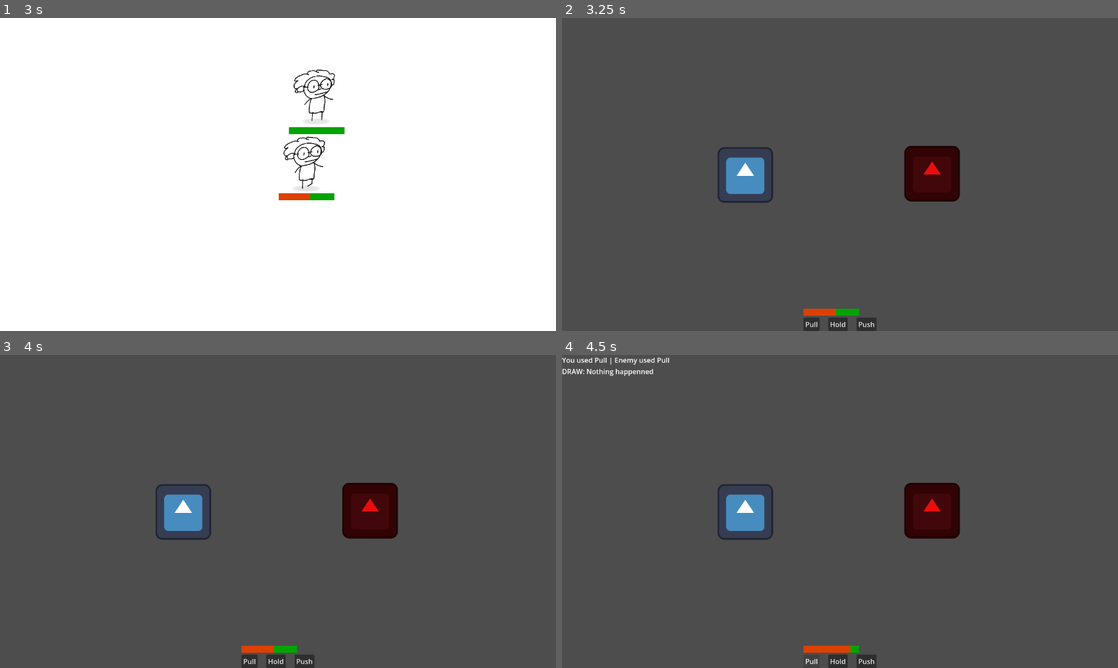
Above: before the commit, frames 1-4 (two rows, left to right).
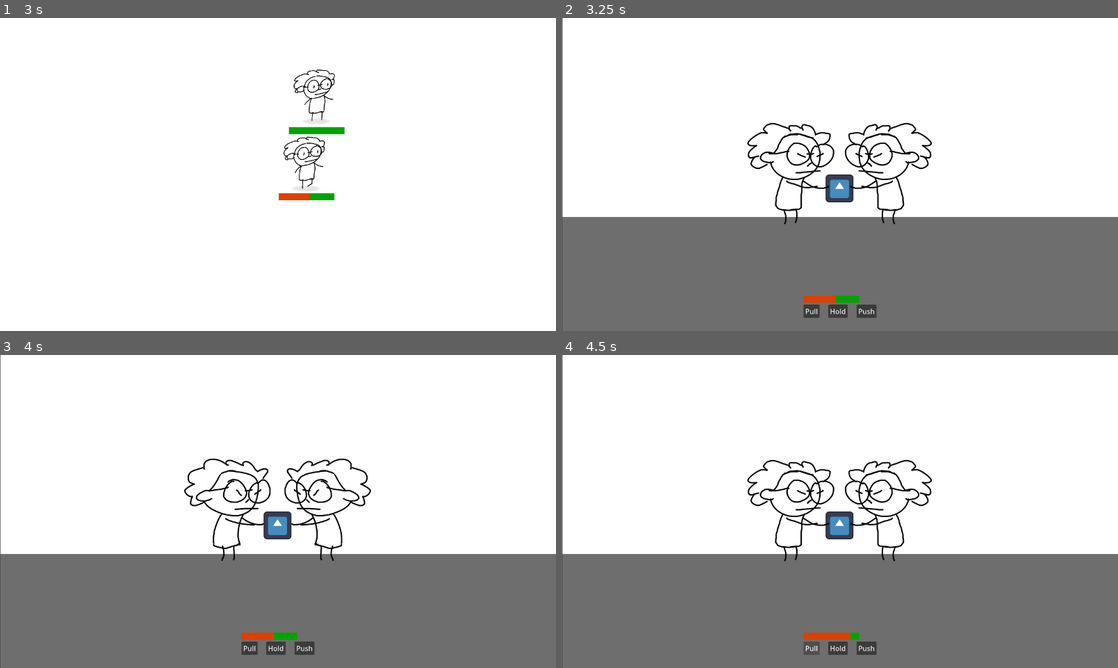
Above: after the commit, the same moments.

Repository: johnreybacal/gran-theft-aubrey
Game: Godot game, scene res://scenes/game_explore.tscn
Same seed, same stepped clock (60 frames per second), same inputs: the game is played once before the commit and once after it. The engine's default icon, where the game draws it, is replaced by a stand-in: a white triangle on a blue panel in a dark square.
Inputs:
- Up to frame 1 (3 s): hold D (move_right) 0.53-1.28 s; hold S (move_down) 1.28-2.03 s; hold D (move_right) 2.03-2.78 s; hold W (move_up) from 2.78 s (still down)
- Up to frame 2 (3.25 s): keep holding W (move_up)
- Up to frame 3 (4 s): release W (move_up) at 3.53 s; hold A (move_left) from 3.53 s (still down)
- Up to frame 4 (4.5 s): release A (move_left) at 4.25 s; click "Pull" at 4.25 s

Frame 1 is identical in both runs. In frame 2, 99% of the frame differs, in the area x 0-100%, y 0-100%; in frame 3, 99%; in frame 4, 99%.

Commit message:
fight idle animation

Diff:
--- /dev/null
+++ b/resources/granny_fight_sprite_frames.tres
@@ -0,0 +1,25 @@
+[gd_resource type="SpriteFrames" format=3 uid="uid://c3fivx5xvy8ox"]
+
+[ext_resource type="Texture2D" uid="uid://bsnupsybpns8k" path="res://assets/sprites/granny_fight_idle.png" id="1_kfgrg"]
+
+[sub_resource type="AtlasTexture" id="AtlasTexture_yj5a1"]
+atlas = ExtResource("1_kfgrg")
+region = Rect2(0, 0, 256, 256)
+
+[sub_resource type="AtlasTexture" id="AtlasTexture_vt07d"]
+atlas = ExtResource("1_kfgrg")
+region = Rect2(256, 0, 256, 256)
+
+[resource]
+animations = [{
+"frames": [{
+"duration": 1.0,
+"texture": SubResource("AtlasTexture_yj5a1")
+}, {
+"duration": 1.0,
+"texture": SubResource("AtlasTexture_vt07d")
+}],
+"loop": true,
+"name": &"default",
+"speed": 3.0
+}]
--- a/scenes/explore_enemy.tscn
+++ b/scenes/explore_enemy.tscn
@@ -1,7 +1,7 @@
 [gd_scene format=3 uid="uid://cfh1ww543dm42"]
 
 [ext_resource type="Script" uid="uid://c83bkc0vammix" path="res://scripts/explore_enemy.gd" id="1_1ytwq"]
-[ext_resource type="SpriteFrames" uid="uid://blhtrapl7a2a2" path="res://resources/granny_sprite_frames.tres" id="2_j7g34"]
+[ext_resource type="SpriteFrames" uid="uid://blhtrapl7a2a2" path="res://resources/granny_explore_sprite_frames.tres" id="2_j7g34"]
 [ext_resource type="PackedScene" uid="uid://cpyks128hw45y" path="res://scenes/granny_stats.tscn" id="3_j7g34"]
 
 [sub_resource type="RectangleShape2D" id="RectangleShape2D_cxtud"]
--- a/scenes/explore_player.tscn
+++ b/scenes/explore_player.tscn
@@ -1,7 +1,7 @@
 [gd_scene format=3 uid="uid://cv742kmoulqfk"]
 
 [ext_resource type="Script" uid="uid://b86dxdtu0dsi7" path="res://scripts/explore_player.gd" id="1_cxtud"]
-[ext_resource type="SpriteFrames" uid="uid://blhtrapl7a2a2" path="res://resources/granny_sprite_frames.tres" id="2_yuam7"]
+[ext_resource type="SpriteFrames" uid="uid://blhtrapl7a2a2" path="res://resources/granny_explore_sprite_frames.tres" id="2_yuam7"]
 [ext_resource type="PackedScene" uid="uid://cpyks128hw45y" path="res://scenes/granny_stats.tscn" id="3_yuam7"]
 
 [sub_resource type="RectangleShape2D" id="RectangleShape2D_cxtud"]
--- a/scenes/game_fight.tscn
+++ b/scenes/game_fight.tscn
@@ -3,17 +3,41 @@
 [ext_resource type="Texture2D" uid="uid://un76w2rvhpw7" path="res://icon.svg" id="1_cxknj"]
 [ext_resource type="Script" uid="uid://do1dah6xinhq4" path="res://scripts/game_fight.gd" id="1_ysmxf"]
 [ext_resource type="PackedScene" uid="uid://de8gr68jo3eno" path="res://scenes/hud_fight.tscn" id="2_fxrkh"]
+[ext_resource type="SpriteFrames" uid="uid://c3fivx5xvy8ox" path="res://resources/granny_fight_sprite_frames.tres" id="2_ysmxf"]
+
+[sub_resource type="Gradient" id="Gradient_fiwcs"]
+offsets = PackedFloat32Array(1)
+colors = PackedColorArray(1, 1, 1, 1)
+
+[sub_resource type="GradientTexture2D" id="GradientTexture2D_ysmxf"]
+gradient = SubResource("Gradient_fiwcs")
+
+[sub_resource type="Gradient" id="Gradient_pewl6"]
+offsets = PackedFloat32Array(1)
+colors = PackedColorArray(0.4351923, 0.43519226, 0.43519226, 1)
+
+[sub_resource type="GradientTexture2D" id="GradientTexture2D_hpqlm"]
+gradient = SubResource("Gradient_pewl6")
 
 [node name="GameFight" type="Node2D" unique_id=872867695]
 script = ExtResource("1_ysmxf")
 
-[node name="Sprite2D" type="Sprite2D" parent="." unique_id=1127344227]
-position = Vector2(-218, 1)
-texture = ExtResource("1_cxknj")
+[node name="Player" type="AnimatedSprite2D" parent="." unique_id=1463870124]
+z_index = 1
+position = Vector2(-111, 0)
+sprite_frames = ExtResource("2_ysmxf")
+autoplay = "default"
 
-[node name="Sprite2D2" type="Sprite2D" parent="." unique_id=291604213]
-modulate = Color(0.9098039, 0.05490196, 0.05490196, 1)
-position = Vector2(212, -2)
+[node name="Enemy" type="AnimatedSprite2D" parent="." unique_id=1412914829]
+z_index = 1
+position = Vector2(109, 0)
+sprite_frames = ExtResource("2_ysmxf")
+autoplay = "default"
+flip_h = true
+
+[node name="Purse" type="Sprite2D" parent="." unique_id=773172291]
+position = Vector2(-1, 32)
+scale = Vector2(0.5, 0.5)
 texture = ExtResource("1_cxknj")
 
 [node name="CanvasLayer" type="CanvasLayer" parent="." unique_id=1293225925]
@@ -23,4 +47,16 @@
 [node name="Camera2D" type="Camera2D" parent="." unique_id=1781743093]
 position_smoothing_enabled = true
 
+[node name="Sprite2D3" type="Sprite2D" parent="." unique_id=2102962692]
+z_index = -1
+position = Vector2(4.4999695, 6.5)
+scale = Vector2(20.109375, 11.765625)
+texture = SubResource("GradientTexture2D_ysmxf")
+
+[node name="Sprite2D4" type="Sprite2D" parent="." unique_id=915769826]
+z_index = -1
+position = Vector2(4.4999695, 240.5)
+scale = Vector2(20.109375, 4.453125)
+texture = SubResource("GradientTexture2D_hpqlm")
+
 [connection signal="visibility_changed" from="." to="." method="_on_visibility_changed"]
--- a/scenes/hud_fight.tscn
+++ b/scenes/hud_fight.tscn
@@ -42,8 +42,9 @@
 anchor_right = 0.5
 anchor_bottom = 1.0
 offset_left = -84.0
-offset_top = -40.0
+offset_top = -81.0
 offset_right = 84.0
+offset_bottom = -30.0
 grow_horizontal = 2
 grow_vertical = 0
 
Binary file added: assets/sprites/granny_fight_idle.png
Not shown, added: assets/sprites/granny_fight_idle.png.import
Renamed: resources/granny_sprite_frames.tres -> resources/granny_explore_sprite_frames.tres
Not shown, changed: assets/granny_animations.kra
Not shown, changed: assets/granny_animations.kra~
